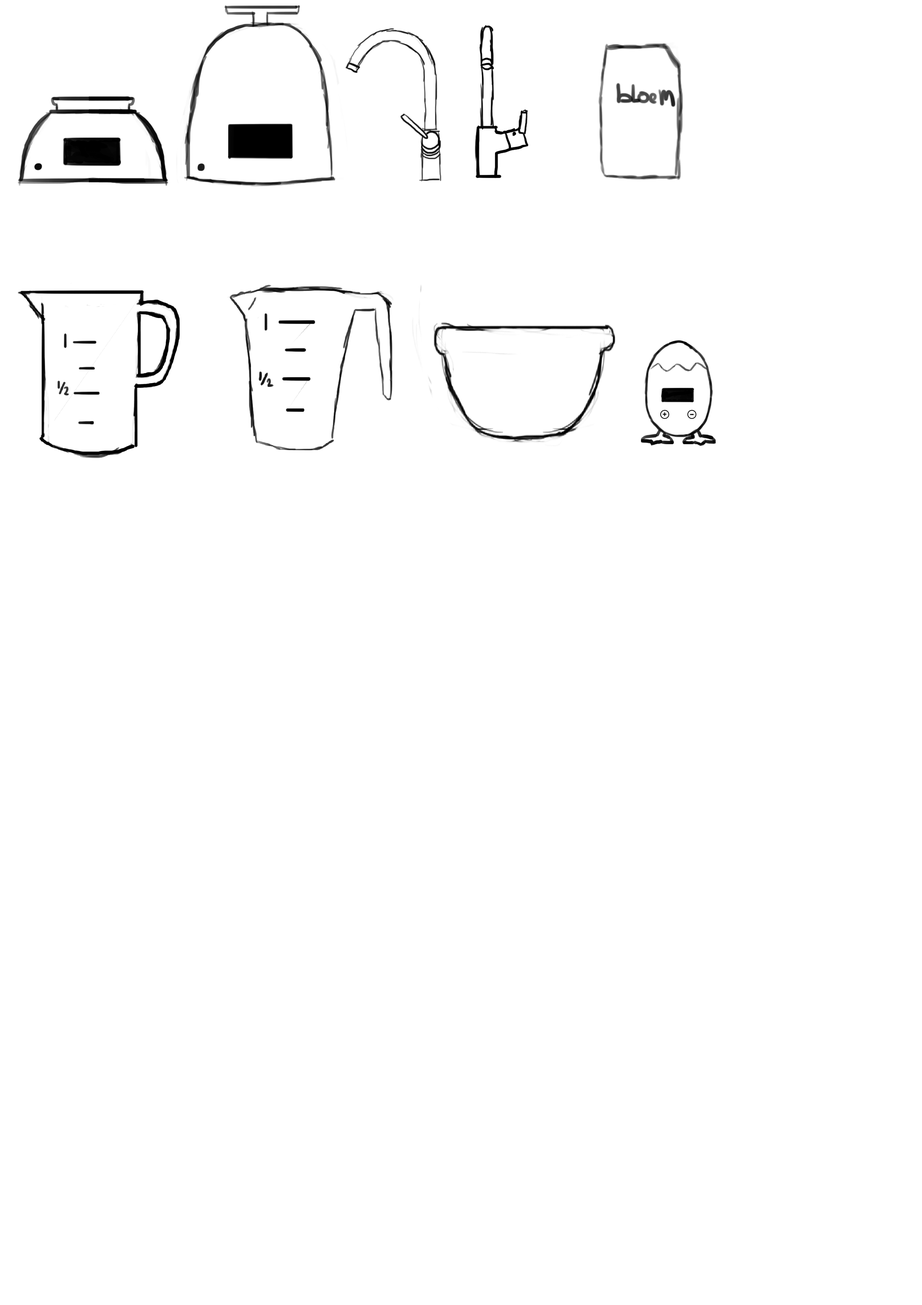
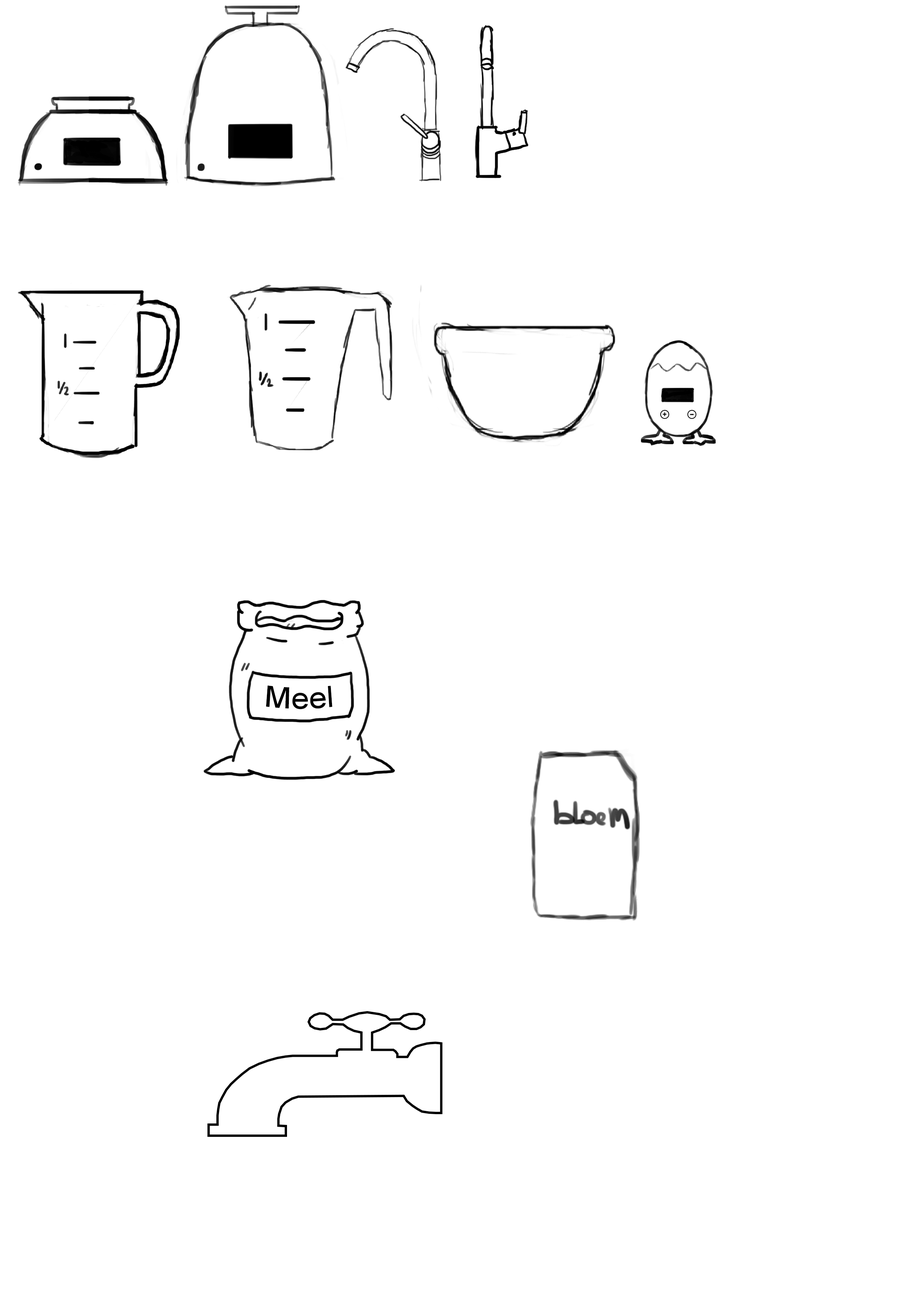
Layers edited between the first and the second 922×1305 image:
added layer "Meel" (1st of 2) above "Meel" over [left=265, top=685, right=333, bottom=710]
added layer "Meel" (2nd of 2) above "weegschaal2" over [left=203, top=599, right=396, bottom=780]
added layer "Shape 1" above "kraan" over [left=207, top=1010, right=443, bottom=1137]
renamed "Layer 4" to "Blom", painted on it over [left=529, top=42, right=684, bottom=921]
